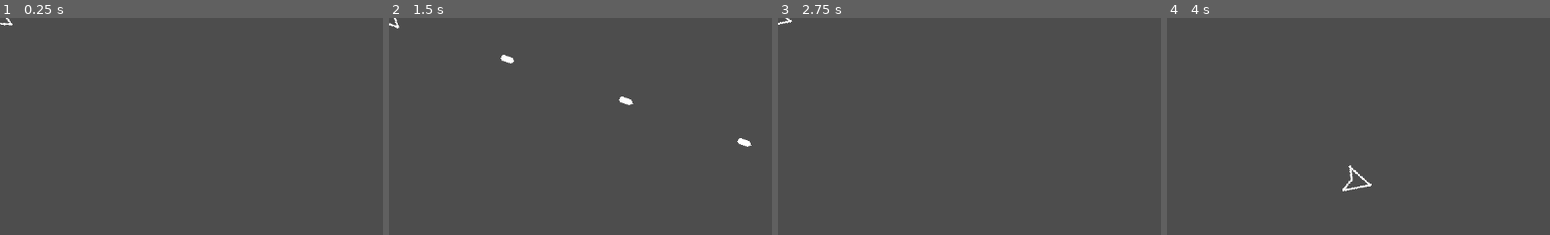
Above: before the commit, frames 1-4 (left to right).
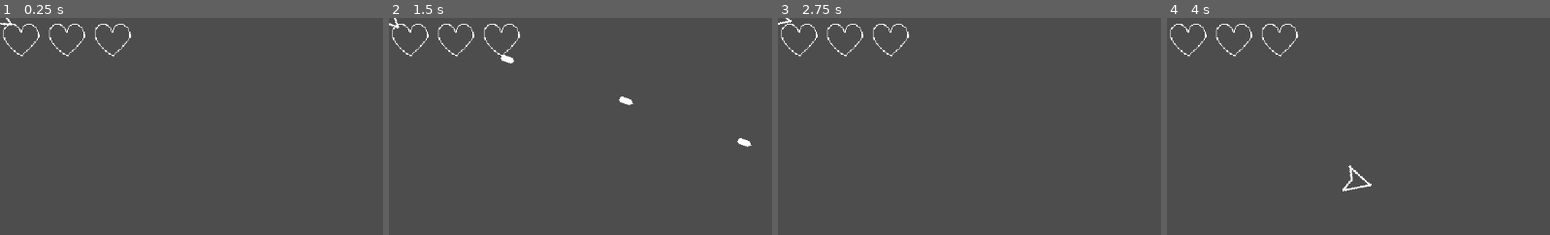
Above: after the commit, the same moments.

Repository: gwak-amole/atari-asteroids-knockoff
Game: Godot game, scene res://scenes/main.tscn
Two runs of this game, one before a commit and one after it. Both use one fixed random seed, a clock stepped at 60 frames per second and the inputs below. The project has no main scene, so this scene is started directly.
Inputs (mouse positions are % of the whole screen's width and height, from its top left):
- Up to frame 1 (0.25 s): no input
- Up to frame 2 (1.5 s): tap Enter at 0.5 s; move the mouse to (73, 45) at 0.52 s; hold Right 0.53-1.28 s; hold X (fire) 0.53-1.28 s; move the mouse to (30, 55) at 1.27 s; hold Down from 1.28 s (still down); tap Alt at 1.35 s
- Up to frame 3 (2.75 s): move the mouse to (61, 28) at 2.02 s; release Down at 2.03 s; hold Right from 2.03 s (still down); tap Shift at 2.1 s
- Up to frame 4 (4 s): move the mouse to (46, 70) at 2.77 s; release Right at 2.78 s; hold Z (thrust) 2.78-3.53 s; tap X (fire) at 2.85 s; move the mouse to (81, 65) at 3.52 s; hold Left from 3.53 s (still down); tap Alt at 3.6 s
The pictures show only the part of the screen within x 0-50%, y 0-50%; the shares and areas given below are measured in that part.

The runs differ from the first frame. In frame 1, 0.6% of the frame differs, in the area x 0-35%, y 2-18%; in frame 2, 0.6%; in frame 3, 0.6%; in frame 4, 0.6%.

Commit message:
finished heart mechanic

Diff:
--- a/scenes/main.tscn
+++ b/scenes/main.tscn
@@ -7,6 +7,8 @@
 [ext_resource type="PackedScene" uid="uid://c3u0ov0lj3jwx" path="res://scenes/medium_asteroid.tscn" id="5_a6cyl"]
 [ext_resource type="Script" path="res://scripts/asteroid_spawner.gd" id="6_ih4tc"]
 [ext_resource type="PackedScene" uid="uid://bgsswpljug1c1" path="res://scenes/large_asteroid.tscn" id="7_ynaky"]
+[ext_resource type="Texture2D" uid="uid://1cbbvgv53eef" path="res://art/heart.png" id="8_hx8l1"]
+[ext_resource type="Script" path="res://scripts/game_controller.gd" id="9_dlu6t"]
 
 [node name="main" type="Node2D"]
 
@@ -39,6 +41,41 @@
 [node name="difficulty_timer" type="Timer" parent="asteroid_spawner"]
 wait_time = 10.0
 
+[node name="Control" type="Control" parent="."]
+layout_mode = 3
+anchors_preset = 0
+offset_right = 1149.0
+offset_bottom = 652.0
+
+[node name="HBoxContainer" type="HBoxContainer" parent="Control"]
+layout_mode = 0
+offset_right = 127.0
+offset_bottom = 40.0
+
+[node name="heart" type="TextureRect" parent="Control/HBoxContainer"]
+texture_filter = 1
+layout_mode = 2
+texture = ExtResource("8_hx8l1")
+
+[node name="heart2" type="TextureRect" parent="Control/HBoxContainer"]
+texture_filter = 1
+layout_mode = 2
+texture = ExtResource("8_hx8l1")
+
+[node name="heart3" type="TextureRect" parent="Control/HBoxContainer"]
+texture_filter = 1
+layout_mode = 2
+texture = ExtResource("8_hx8l1")
+
+[node name="Game Controller" type="Node" parent="." node_paths=PackedStringArray("heart_container", "cooldown_timer")]
+script = ExtResource("9_dlu6t")
+heart_container = NodePath("../Control/HBoxContainer")
+cooldown_timer = NodePath("Timer")
+
+[node name="Timer" type="Timer" parent="Game Controller"]
+wait_time = 0.5
+one_shot = true
+
 [connection signal="timeout" from="asteroid_spawner/small_timer" to="asteroid_spawner" method="_on_timer_timeout"]
 [connection signal="timeout" from="asteroid_spawner/medium_timer" to="asteroid_spawner" method="_on_medium_timer_timeout"]
 [connection signal="timeout" from="asteroid_spawner/large_timer" to="asteroid_spawner" method="_on_large_timer_timeout"]
--- a/scenes/player.tscn
+++ b/scenes/player.tscn
@@ -19,3 +19,12 @@
 [node name="attack_cooldown" type="Timer" parent="."]
 wait_time = 0.2
 one_shot = true
+
+[node name="player_area" type="Area2D" parent="."]
+
+[node name="CollisionPolygon2D" type="CollisionPolygon2D" parent="player_area"]
+position = Vector2(6, -4)
+scale = Vector2(0.729167, 0.958333)
+polygon = PackedVector2Array(-31.5428, -15.6522, -23.3143, 4.17391, -31.5428, 24, 19.2, 4.17391)
+
+[connection signal="area_entered" from="player_area" to="." method="_on_player_area_area_entered"]
--- /dev/null
+++ b/scripts/game_controller.gd
@@ -0,0 +1,19 @@
+extends Node
+
+@export var heart_container: HBoxContainer
+@export var cooldown_timer: Timer
+var hp = 3
+var gameover = false
+
+func _ready():
+	Signalbus.lose_life.connect(_lose_life)
+	for heart in heart_container.get_children():
+		heart.show()
+
+func _lose_life():
+	if cooldown_timer.is_stopped():
+		hp -= 1
+		heart_container.get_child(hp).hide()
+		if (hp == 0):
+			gameover = true
+		cooldown_timer.start()
--- a/scripts/player.gd
+++ b/scripts/player.gd
@@ -18,3 +18,8 @@
 		velocity.y = 0
 
 	move_and_slide()
+
+
+func _on_player_area_area_entered(area: Area2D) -> void:
+	if area.name == "asteroid_area":
+		Signalbus.lose_life.emit()
--- a/scripts/signalbus.gd
+++ b/scripts/signalbus.gd
@@ -1,4 +1,5 @@
 extends Node
 
 signal fire
+signal lose_life
 var enemies_count = 0
Binary file added: art/heart.png
Not shown, added: art/heart.png.import
Not shown: 1 places in scenes/main.tscn that only renumber resources
